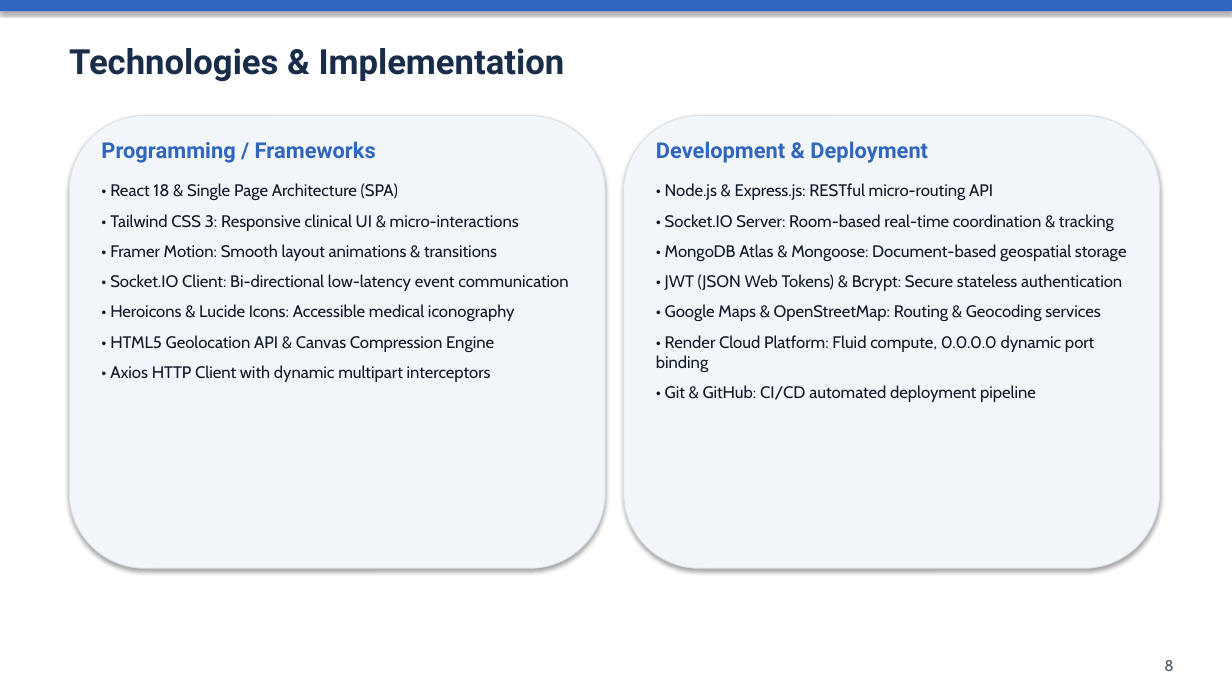
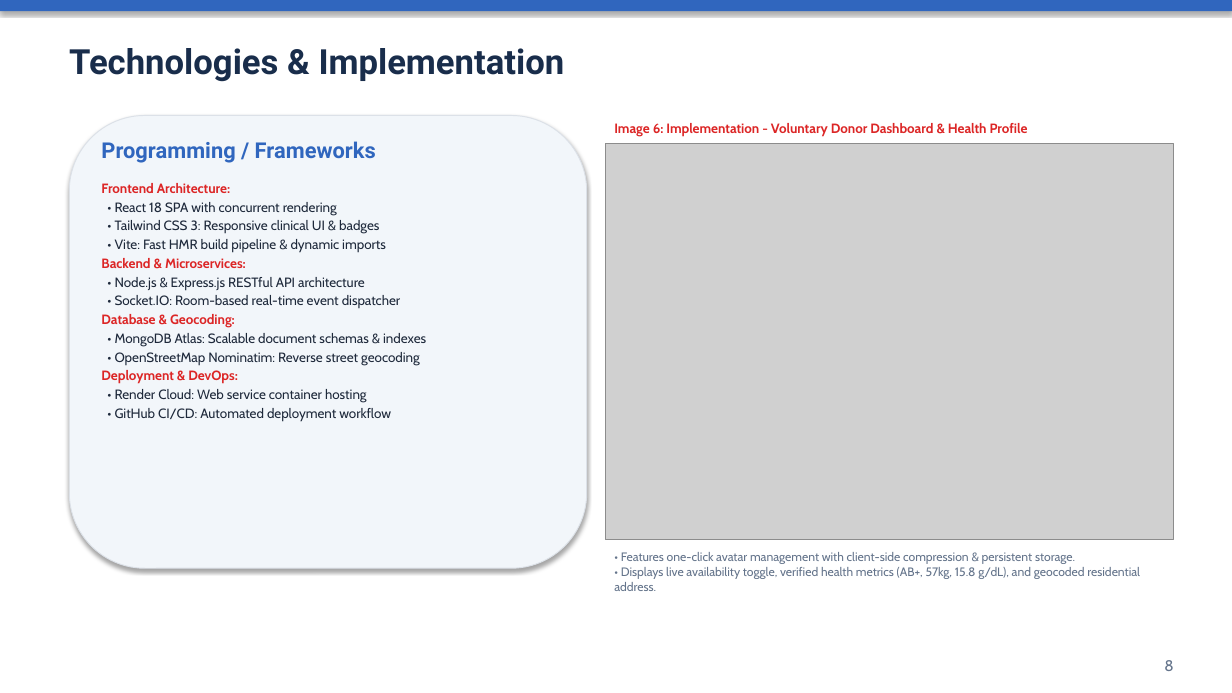
Before and after one commit to rohitmanu-design/BloodNet, a slide deck: slide 8 of BLOODNET_PROJECT_PRESENTATION.pptx. Drawn at 1232x693 pixels with LibreOffice and Linux fonts; fonts in the diff are those of the drawing; grey boxes stand for pictures. Boxes give left, top, right and bottom in pixels: in the first picture for what was removed or moved away, otherwise in the second. Text is boxed around its words. In the diff, an @@ line names an element or a change of style, - is before the commit and + after.

Commit message:
docs: adjust presentation to exactly 12 slides matching reference template and remove previous screenshots

```diff
--- a/BLOODNET_PROJECT_PRESENTATION.pptx
+++ b/BLOODNET_PROJECT_PRESENTATION.pptx
@@ rounded rectangle: place and size @@
-rounded rectangle at [69,116,605,568]
+rounded rectangle at [69,116,587,568]
@@ rounded rectangle removed at [624,116,1160,568] @@
@@ picture added at [605,143,1174,540] @@
@@ text added at [614,123,1028,137], 10.5 pt, text #DC2626, bold @@
+Image 6: Implementation - Voluntary Donor Dashboard & Health Profile
@@ text removed at [656,141,928,163] @@
-Development & Deployment
@@ text at [101,183,426,421]: text changed; size 13 to 10.5 pt; text colour #111827 to #1E293B @@
-• React 18 & Single Page Architecture (SPA)
-• Tailwind CSS 3: Responsive clinical UI & micro-interactions
-• Framer Motion: Smooth layout animations & transitions
-• Socket.IO Client: Bi-directional low-latency event communication
-• Heroicons & Lucide Icons: Accessible medical iconography
-• HTML5 Geolocation API & Canvas Compression Engine
-• Axios HTTP Client with dynamic multipart interceptors
+Frontend Architecture:
+• React 18 SPA with concurrent rendering
+• Tailwind CSS 3: Responsive clinical UI & badges
+• Vite: Fast HMR build pipeline & dynamic imports
+Backend & Microservices:
+• Node.js & Express.js RESTful API architecture
+• Socket.IO: Room-based real-time event dispatcher
+Database & Geocoding:
+• MongoDB Atlas: Scalable document schemas & indexes
+• OpenStreetMap Nominatim: Reverse street geocoding
+Deployment & DevOps:
+• Render Cloud: Web service container hosting
+• GitHub CI/CD: Automated deployment workflow
@@ text removed at [656,183,1127,402] @@
-• Node.js & Express.js: RESTful micro-routing API
-• Socket.IO Server: Room-based real-time coordination & tracking
-• MongoDB Atlas & Mongoose: Document-based geospatial storage
-• JWT (JSON Web Tokens) & Bcrypt: Secure stateless authentication
-• Google Maps & OpenStreetMap: Routing & Geocoding services
-• Render Cloud Platform: Fluid compute, 0.0.0.0 dynamic port binding
-• Git & GitHub: CI/CD automated deployment pipeline
@@ text added at [614,552,1140,591], 9.5 pt, text #64748B @@
+• Features one-click avatar management with client-side compression & persistent storage.
+• Displays live availability toggle, verified health metrics (AB+, 57kg, 15.8 g/dL), and geocoded residential address.
@@ text "8" at [1164,660,1173,671]: text colour #4B5563 to #64748B @@
```
Also in this commit, not shown: 10 other slides changed, 1 slide added, 5 slides removed, 2 other files.
